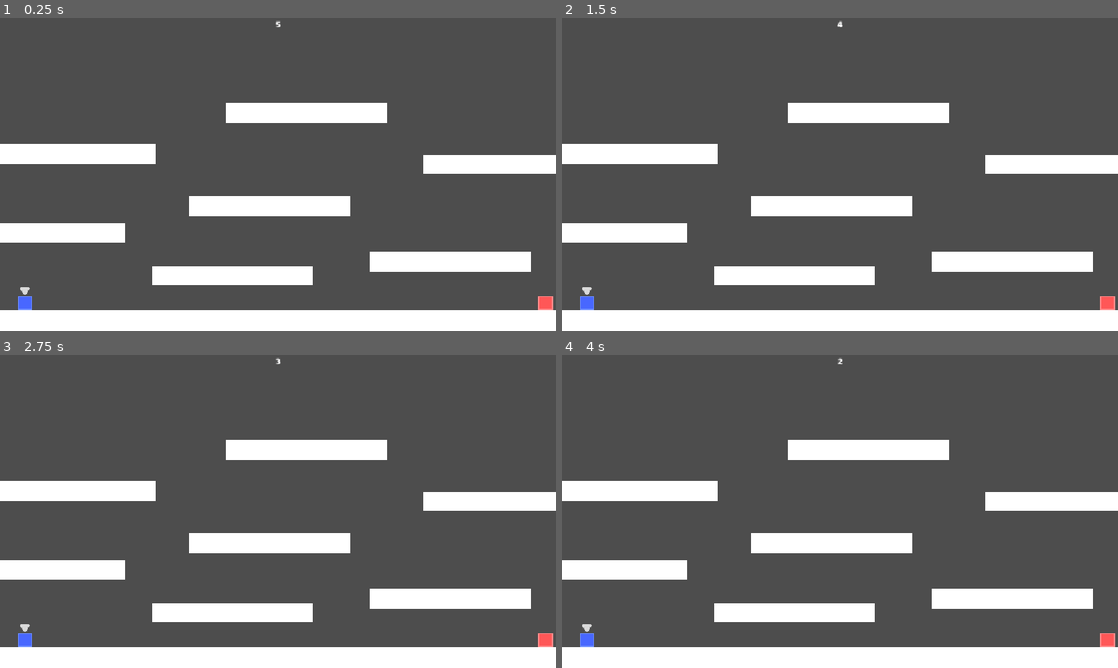
Above: before the commit, frames 1-4 (two rows, left to right).
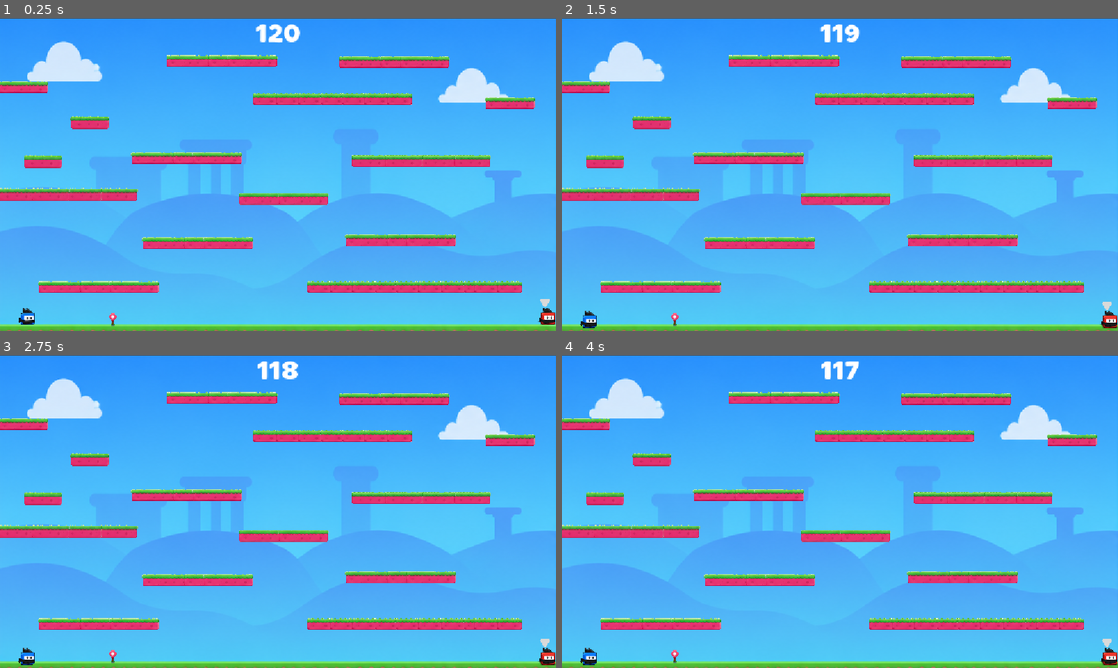
Above: after the commit, the same moments.

Repository: Varshit08/Tag_game
Game: Godot game, scene res://scenes/practise_map.tscn
Same seed, same stepped clock (60 frames per second), same inputs: the game is played once before the commit and once after it.
Inputs:
- Up to frame 1 (0.25 s): no input
- Up to frame 2 (1.5 s): no input
- Up to frame 3 (2.75 s): tap Enter at 2 s
- Up to frame 4 (4 s): tap Space at 2.75 s; tap Enter at 3.5 s

The runs differ from the first frame. In frame 1, 100% of the frame differs, in the area x 0-100%, y 0-100%; in frame 2, 100%; in frame 3, 100%; in frame 4, 100%.

Commit message:
Add assets, environment scenes & tagger logic
Add a large set of environment and player assets (PNG + .import) and new environment scene files (platforms, trees, crates, flowers, etc.). Move player art under res://assets/player_assets and update .import paths and scene references. Update practise_map.tscn to assemble the level (background sprite, platform instances), increase match time to 120s, and tweak layout/collision positions. Change player.gd to use mutable SPEED/JUMP_VELOCITY and give the tagger a slight speed boost. Update practise_map.gd to randomize which player starts as tagger and call update_indicator. Also adjust project.godot folder colors.

Diff:
--- a/tag_game/project.godot
+++ b/tag_game/project.godot
@@ -23,7 +23,9 @@
 [file_customization]
 
 folder_colors={
-"res://player_assets/": "red",
+"res://assets/": "red",
+"res://assets/player_assets/": "red",
+"res://fonts/": "orange",
 "res://scenes/": "blue",
 "res://scripts/": "gray"
 }
--- /dev/null
+++ b/tag_game/scenes/enviroment_scenes/crate.tscn
@@ -0,0 +1,10 @@
+[gd_scene format=3 uid="uid://dbg0dc5i5vu8f"]
+
+[ext_resource type="Texture2D" uid="uid://ciquaaxk47f0l" path="res://assets/enviroment_assets/crate.png" id="1_tcjm8"]
+
+[node name="TextureRect" type="TextureRect" unique_id=24437237]
+texture_filter = 1
+offset_right = 18.0
+offset_bottom = 26.0
+texture = ExtResource("1_tcjm8")
+stretch_mode = 2
--- /dev/null
+++ b/tag_game/scenes/enviroment_scenes/large_bush.tscn
@@ -0,0 +1,11 @@
+[gd_scene format=3 uid="uid://bgn7j4m78wq3m"]
+
+[ext_resource type="Texture2D" uid="uid://1dg5dpwrxt73" path="res://assets/enviroment_assets/image 17.png" id="1_nflj5"]
+
+[node name="TextureRect" type="TextureRect" unique_id=24437237]
+texture_filter = 1
+offset_left = -1.0
+offset_right = 17.0
+offset_bottom = 42.0
+texture = ExtResource("1_nflj5")
+stretch_mode = 2
--- /dev/null
+++ b/tag_game/scenes/enviroment_scenes/large_platform.tscn
@@ -0,0 +1,19 @@
+[gd_scene format=3 uid="uid://pws621ub2vlq"]
+
+[ext_resource type="Texture2D" uid="uid://cfevehvfa7ti" path="res://assets/enviroment_assets/large_platform.png" id="1_8x1jj"]
+
+[sub_resource type="RectangleShape2D" id="RectangleShape2D_g4v7s"]
+size = Vector2(104, 25)
+
+[node name="large_platform" type="StaticBody2D" unique_id=4246535]
+
+[node name="CollisionShape2D" type="CollisionShape2D" parent="." unique_id=1374687936]
+position = Vector2(52, 12.5)
+shape = SubResource("RectangleShape2D_g4v7s")
+
+[node name="TextureRect" type="TextureRect" parent="." unique_id=1663758942]
+texture_filter = 1
+offset_right = 53.0
+offset_bottom = 26.0
+texture = ExtResource("1_8x1jj")
+stretch_mode = 2
--- /dev/null
+++ b/tag_game/scenes/enviroment_scenes/large_tree.tscn
@@ -0,0 +1,10 @@
+[gd_scene format=3 uid="uid://bveervk4mlu6l"]
+
+[ext_resource type="Texture2D" uid="uid://bxkpepknbm2su" path="res://assets/enviroment_assets/large_tree.png" id="1_ysrjl"]
+
+[node name="TextureRect" type="TextureRect" unique_id=24437237]
+texture_filter = 1
+offset_right = 18.0
+offset_bottom = 26.0
+texture = ExtResource("1_ysrjl")
+stretch_mode = 2
--- /dev/null
+++ b/tag_game/scenes/enviroment_scenes/medium_platform.tscn
@@ -0,0 +1,19 @@
+[gd_scene format=3 uid="uid://cgnei4l4i1uxf"]
+
+[ext_resource type="Texture2D" uid="uid://0myvxk8iofb2" path="res://assets/enviroment_assets/medium_platform.png" id="1_fwl77"]
+
+[sub_resource type="RectangleShape2D" id="RectangleShape2D_g4v7s"]
+size = Vector2(80, 26)
+
+[node name="medium_platform" type="StaticBody2D" unique_id=4246535]
+
+[node name="CollisionShape2D" type="CollisionShape2D" parent="." unique_id=1374687936]
+position = Vector2(40, 13)
+shape = SubResource("RectangleShape2D_g4v7s")
+
+[node name="TextureRect" type="TextureRect" parent="." unique_id=1663758942]
+texture_filter = 1
+offset_right = 53.0
+offset_bottom = 26.0
+texture = ExtResource("1_fwl77")
+stretch_mode = 2
--- /dev/null
+++ b/tag_game/scenes/enviroment_scenes/multi_crate.tscn
@@ -0,0 +1,10 @@
+[gd_scene format=3 uid="uid://c2d0xrw08wy8d"]
+
+[ext_resource type="Texture2D" uid="uid://vcrsf1bh57b1" path="res://assets/enviroment_assets/multi_crate.png" id="1_egv5r"]
+
+[node name="TextureRect" type="TextureRect" unique_id=24437237]
+texture_filter = 1
+offset_right = 18.0
+offset_bottom = 26.0
+texture = ExtResource("1_egv5r")
+stretch_mode = 2
--- /dev/null
+++ b/tag_game/scenes/enviroment_scenes/pink_flower.tscn
@@ -0,0 +1,10 @@
+[gd_scene format=3 uid="uid://dlms0d0eqpdla"]
+
+[ext_resource type="Texture2D" uid="uid://dd60mhjd4uvdu" path="res://assets/enviroment_assets/pink_flower.png" id="1_31570"]
+
+[node name="TextureRect" type="TextureRect" unique_id=24437237]
+texture_filter = 1
+offset_right = 18.0
+offset_bottom = 26.0
+texture = ExtResource("1_31570")
+stretch_mode = 2
--- /dev/null
+++ b/tag_game/scenes/enviroment_scenes/small_bush.tscn
@@ -0,0 +1,10 @@
+[gd_scene format=3 uid="uid://bq4cd5he1vj2m"]
+
+[ext_resource type="Texture2D" uid="uid://dmtmjf0l6wkyb" path="res://assets/enviroment_assets/small_bush.png" id="1_jjoqu"]
+
+[node name="TextureRect" type="TextureRect" unique_id=24437237]
+texture_filter = 1
+offset_right = 18.0
+offset_bottom = 21.0
+texture = ExtResource("1_jjoqu")
+stretch_mode = 2
--- /dev/null
+++ b/tag_game/scenes/enviroment_scenes/small_platform.tscn
@@ -0,0 +1,19 @@
+[gd_scene format=3 uid="uid://ixrwlmxq01q3"]
+
+[ext_resource type="Texture2D" uid="uid://chr67ex02p1he" path="res://assets/enviroment_assets/small_platform.png" id="1_nvcq6"]
+
+[sub_resource type="RectangleShape2D" id="RectangleShape2D_g4v7s"]
+size = Vector2(66, 26)
+
+[node name="small_platform" type="StaticBody2D" unique_id=4246535]
+
+[node name="CollisionShape2D" type="CollisionShape2D" parent="." unique_id=1374687936]
+position = Vector2(33, 13)
+shape = SubResource("RectangleShape2D_g4v7s")
+
+[node name="TextureRect" type="TextureRect" parent="." unique_id=1663758942]
+texture_filter = 1
+offset_right = 66.0
+offset_bottom = 26.0
+texture = ExtResource("1_nvcq6")
+stretch_mode = 2
--- /dev/null
+++ b/tag_game/scenes/enviroment_scenes/small_tree.tscn
@@ -0,0 +1,10 @@
+[gd_scene format=3 uid="uid://p3y2p44buls3"]
+
+[ext_resource type="Texture2D" uid="uid://cyfswi11wlh0b" path="res://assets/enviroment_assets/small_tree.png" id="1_rna36"]
+
+[node name="TextureRect" type="TextureRect" unique_id=24437237]
+texture_filter = 1
+offset_right = 18.0
+offset_bottom = 26.0
+texture = ExtResource("1_rna36")
+stretch_mode = 2
--- /dev/null
+++ b/tag_game/scenes/enviroment_scenes/tiny_platform.tscn
@@ -0,0 +1,19 @@
+[gd_scene format=3 uid="uid://bepciqwfky7rr"]
+
+[ext_resource type="Texture2D" uid="uid://co7vsleot8mgl" path="res://assets/enviroment_assets/tiny_platform.png" id="1_amfdf"]
+
+[sub_resource type="RectangleShape2D" id="RectangleShape2D_g4v7s"]
+size = Vector2(53, 26)
+
+[node name="tiny_platform" type="StaticBody2D" unique_id=4246535]
+
+[node name="CollisionShape2D" type="CollisionShape2D" parent="." unique_id=1374687936]
+position = Vector2(26.5, 13)
+shape = SubResource("RectangleShape2D_g4v7s")
+
+[node name="TextureRect" type="TextureRect" parent="." unique_id=1663758942]
+texture_filter = 1
+offset_right = 53.0
+offset_bottom = 26.0
+texture = ExtResource("1_amfdf")
+stretch_mode = 2
--- /dev/null
+++ b/tag_game/scenes/enviroment_scenes/yellow_flower.tscn
@@ -0,0 +1,10 @@
+[gd_scene format=3 uid="uid://bv7gfydkl1vub"]
+
+[ext_resource type="Texture2D" uid="uid://vseqr2gk32he" path="res://assets/enviroment_assets/yellow_flower.png" id="1_crjpg"]
+
+[node name="TextureRect" type="TextureRect" unique_id=24437237]
+texture_filter = 1
+offset_right = 18.0
+offset_bottom = 26.0
+texture = ExtResource("1_crjpg")
+stretch_mode = 2
--- a/tag_game/scenes/player.tscn
+++ b/tag_game/scenes/player.tscn
@@ -1,7 +1,7 @@
 [gd_scene format=3 uid="uid://xtcvewihvyhj"]
 
 [ext_resource type="Script" uid="uid://bq11ug8pg6ocm" path="res://scripts/player.gd" id="1_4flbx"]
-[ext_resource type="Texture2D" uid="uid://cbaqfgpe264x4" path="res://player_assets/tug_indicator.png" id="2_g2els"]
+[ext_resource type="Texture2D" uid="uid://cbaqfgpe264x4" path="res://assets/player_assets/tug_indicator.png" id="2_g2els"]
 
 [sub_resource type="RectangleShape2D" id="RectangleShape2D_fh2hd"]
 size = Vector2(30, 30)
--- a/tag_game/scenes/practise_map.tscn
+++ b/tag_game/scenes/practise_map.tscn
@@ -3,14 +3,20 @@
 [ext_resource type="PackedScene" uid="uid://xtcvewihvyhj" path="res://scenes/player.tscn" id="1_0nps2"]
 [ext_resource type="Script" uid="uid://buofx2ogxi1o6" path="res://scripts/practise_map.gd" id="1_yu8s3"]
 [ext_resource type="FontFile" uid="uid://dlu2jcvfyp12d" path="res://fonts/Boring Time.otf" id="2_dont8"]
-[ext_resource type="Texture2D" uid="uid://bj0yf2qvtxset" path="res://player_assets/blue.png" id="4_b8sqq"]
-[ext_resource type="Texture2D" uid="uid://ww581jhabf6s" path="res://player_assets/red.png" id="5_50rx3"]
+[ext_resource type="Texture2D" uid="uid://dxt054tjsjgxv" path="res://assets/player_assets/blue_character.png" id="4_50rx3"]
+[ext_resource type="Texture2D" uid="uid://punwso1ggnib" path="res://assets/player_assets/red_character.png" id="5_v0fls"]
+[ext_resource type="Texture2D" uid="uid://cskrgj1vwv2wg" path="res://assets/player_assets/image 10.png" id="6_50rx3"]
+[ext_resource type="PackedScene" uid="uid://pws621ub2vlq" path="res://scenes/enviroment_scenes/large_platform.tscn" id="7_v0fls"]
+[ext_resource type="PackedScene" uid="uid://dlms0d0eqpdla" path="res://scenes/enviroment_scenes/pink_flower.tscn" id="8_u2wpt"]
+[ext_resource type="PackedScene" uid="uid://cgnei4l4i1uxf" path="res://scenes/enviroment_scenes/medium_platform.tscn" id="9_eybdv"]
+[ext_resource type="PackedScene" uid="uid://bepciqwfky7rr" path="res://scenes/enviroment_scenes/tiny_platform.tscn" id="10_h7crl"]
 
 [sub_resource type="LabelSettings" id="LabelSettings_p2ohw"]
 font = ExtResource("2_dont8")
+font_size = 50
 
 [sub_resource type="RectangleShape2D" id="RectangleShape2D_fh2hd"]
-size = Vector2(1264.75, 128.5)
+size = Vector2(1248, 136.25)
 
 [sub_resource type="WorldBoundaryShape2D" id="WorldBoundaryShape2D_sdnyn"]
 normal = Vector2(-1, 0)
@@ -18,12 +24,9 @@
 [sub_resource type="WorldBoundaryShape2D" id="WorldBoundaryShape2D_nuh0o"]
 normal = Vector2(1, 0)
 
-[sub_resource type="RectangleShape2D" id="RectangleShape2D_sdnyn"]
-size = Vector2(333, 40)
-
 [node name="StaticBody2D" type="StaticBody2D" unique_id=961243516 node_paths=PackedStringArray("timer", "label", "player_one", "player_two")]
 script = ExtResource("1_yu8s3")
-set_time = 5
+set_time = 120
 timer = NodePath("Timer")
 label = NodePath("Label")
 player_one = NodePath("playerone")
@@ -39,29 +42,23 @@
 vertical_alignment = 1
 
 [node name="CollisionShape2D" type="CollisionShape2D" parent="." unique_id=1420010681]
-position = Vector2(561.375, 667.25)
+position = Vector2(571, 702.125)
 shape = SubResource("RectangleShape2D_fh2hd")
 
 [node name="CollisionShape2D3" type="CollisionShape2D" parent="." unique_id=1298087775]
 position = Vector2(1152, 0)
 shape = SubResource("WorldBoundaryShape2D_sdnyn")
 
-[node name="ColorRect" type="ColorRect" parent="." unique_id=1978991359]
-offset_left = -71.0
-offset_top = 603.0
-offset_right = 1195.0
-offset_bottom = 730.0
-
 [node name="playerone" parent="." unique_id=1990145254 instance=ExtResource("1_0nps2")]
 position = Vector2(37, 570)
-player_texture = ExtResource("4_b8sqq")
+player_texture = ExtResource("4_50rx3")
 jump = "player_one_jump"
 left = "player_one_left"
 right = "player_one_right"
 
 [node name="playertwo" parent="." unique_id=1996809327 instance=ExtResource("1_0nps2")]
 position = Vector2(1115, 569)
-player_texture = ExtResource("5_50rx3")
+player_texture = ExtResource("5_v0fls")
 jump = "player_two_jump"
 left = "player_two_left"
 right = "player_two_right"
@@ -72,91 +69,168 @@
 [node name="CollisionShape2D2" type="CollisionShape2D" parent="." unique_id=951273192]
 shape = SubResource("WorldBoundaryShape2D_nuh0o")
 
-[node name="CollisionShape2D4" type="CollisionShape2D" parent="." unique_id=517615055]
-position = Vector2(482, 531)
-shape = SubResource("RectangleShape2D_sdnyn")
-
-[node name="ColorRect2" type="ColorRect" parent="CollisionShape2D4" unique_id=1117998135]
-offset_left = -167.0
-offset_top = -20.0
-offset_right = -127.0
-offset_bottom = 20.0
-scale = Vector2(8.34994, 1.0157633)
-metadata/_edit_use_anchors_ = true
-
-[node name="CollisionShape2D5" type="CollisionShape2D" parent="." unique_id=1053097758]
-position = Vector2(91.5, 443)
-shape = SubResource("RectangleShape2D_sdnyn")
-
-[node name="ColorRect2" type="ColorRect" parent="CollisionShape2D5" unique_id=299382098]
-offset_left = -167.0
-offset_top = -20.0
-offset_right = -127.0
-offset_bottom = 20.0
-scale = Vector2(8.34994, 1.0157633)
-metadata/_edit_use_anchors_ = true
-
-[node name="CollisionShape2D6" type="CollisionShape2D" parent="." unique_id=60112043]
-position = Vector2(933, 503)
-shape = SubResource("RectangleShape2D_sdnyn")
-
-[node name="ColorRect2" type="ColorRect" parent="CollisionShape2D6" unique_id=1637993220]
-offset_left = -167.0
-offset_top = -20.0
-offset_right = -127.0
-offset_bottom = 20.0
-scale = Vector2(8.34994, 1.0157633)
-metadata/_edit_use_anchors_ = true
-
-[node name="CollisionShape2D7" type="CollisionShape2D" parent="." unique_id=2095458016]
-position = Vector2(559, 387)
-shape = SubResource("RectangleShape2D_sdnyn")
-
-[node name="ColorRect2" type="ColorRect" parent="CollisionShape2D7" unique_id=1433968700]
-offset_left = -167.0
-offset_top = -20.0
-offset_right = -127.0
-offset_bottom = 20.0
-scale = Vector2(8.34994, 1.0157633)
-metadata/_edit_use_anchors_ = true
-
-[node name="CollisionShape2D8" type="CollisionShape2D" parent="." unique_id=424700711]
-position = Vector2(1044, 301)
-shape = SubResource("RectangleShape2D_sdnyn")
-
-[node name="ColorRect2" type="ColorRect" parent="CollisionShape2D8" unique_id=1740335841]
-offset_left = -167.0
-offset_top = -20.0
-offset_right = -127.0
-offset_bottom = 20.0
-scale = Vector2(8.34994, 1.0157633)
-metadata/_edit_use_anchors_ = true
-
-[node name="CollisionShape2D9" type="CollisionShape2D" parent="." unique_id=277804613]
-position = Vector2(157, 279)
-shape = SubResource("RectangleShape2D_sdnyn")
-
-[node name="ColorRect2" type="ColorRect" parent="CollisionShape2D9" unique_id=1188821220]
-offset_left = -167.0
-offset_top = -20.0
-offset_right = -127.0
-offset_bottom = 20.0
-scale = Vector2(8.34994, 1.0157633)
-metadata/_edit_use_anchors_ = true
-
-[node name="CollisionShape2D10" type="CollisionShape2D" parent="." unique_id=359438180]
-position = Vector2(635, 195)
-shape = SubResource("RectangleShape2D_sdnyn")
-
-[node name="ColorRect2" type="ColorRect" parent="CollisionShape2D10" unique_id=885165328]
-offset_left = -167.0
-offset_top = -20.0
-offset_right = -127.0
-offset_bottom = 20.0
-scale = Vector2(8.34994, 1.0157633)
-metadata/_edit_use_anchors_ = true
-
 [node name="Camera2D" type="Camera2D" parent="." unique_id=1748953124]
 position = Vector2(576, 322)
 
+[node name="Image10" type="Sprite2D" parent="." unique_id=420537243]
+z_index = -1
+position = Vector2(577.38617, 370.58713)
+scale = Vector2(1.3862816, 1.5870967)
+texture = ExtResource("6_50rx3")
+offset = Vector2(-1, -1)
+metadata/_edit_lock_ = true
+
+[node name="TextureRect" parent="." unique_id=24437237 instance=ExtResource("8_u2wpt")]
+offset_left = 226.0
+offset_top = 609.0
+offset_right = 242.0
+offset_bottom = 635.0
+
+[node name="tiny_platform" parent="." unique_id=879688137 instance=ExtResource("10_h7crl")]
+position = Vector2(636, 542)
+
+[node name="medium_platform7" parent="." unique_id=4246535 instance=ExtResource("9_eybdv")]
+position = Vector2(-3, 350)
+
+[node name="medium_platform12" parent="." unique_id=55871461 instance=ExtResource("9_eybdv")]
+position = Vector2(205, 350)
+
+[node name="medium_platform20" parent="." unique_id=622484315 instance=ExtResource("9_eybdv")]
+position = Vector2(132, 350)
+
+[node name="medium_platform19" parent="." unique_id=695583030 instance=ExtResource("9_eybdv")]
+position = Vector2(65, 350)
+
+[node name="medium_platform9" parent="." unique_id=1185391713 instance=ExtResource("9_eybdv")]
+position = Vector2(729, 281)
+
+[node name="medium_platform13" parent="." unique_id=98403396 instance=ExtResource("9_eybdv")]
+position = Vector2(937, 281)
+
+[node name="medium_platform21" parent="." unique_id=1011975461 instance=ExtResource("9_eybdv")]
+position = Vector2(864, 281)
+
+[node name="medium_platform22" parent="." unique_id=1525136137 instance=ExtResource("9_eybdv")]
+position = Vector2(797, 281)
+
+[node name="large_platform8" parent="." unique_id=1992033459 instance=ExtResource("7_v0fls")]
+position = Vector2(-4, 129)
+
+[node name="large_platform33" parent="." unique_id=1027075420 instance=ExtResource("7_v0fls")]
+position = Vector2(79, 543)
+
+[node name="large_platform34" parent="." unique_id=481981320 instance=ExtResource("7_v0fls")]
+position = Vector2(165, 543)
+
+[node name="large_platform35" parent="." unique_id=73893273 instance=ExtResource("7_v0fls")]
+position = Vector2(226, 543)
+
+[node name="large_platform39" parent="." unique_id=1497231648 instance=ExtResource("7_v0fls")]
+position = Vector2(295, 452)
+
+[node name="large_platform40" parent="." unique_id=217767966 instance=ExtResource("7_v0fls")]
+position = Vector2(381, 452)
+
+[node name="large_platform41" parent="." unique_id=1898874709 instance=ExtResource("7_v0fls")]
+position = Vector2(421, 452)
+
+[node name="large_platform45" parent="." unique_id=961928469 instance=ExtResource("7_v0fls")]
+position = Vector2(715, 446)
+
+[node name="large_platform46" parent="." unique_id=1922475022 instance=ExtResource("7_v0fls")]
+position = Vector2(801, 446)
+
+[node name="large_platform47" parent="." unique_id=1310903425 instance=ExtResource("7_v0fls")]
+position = Vector2(841, 446)
+
+[node name="large_platform48" parent="." unique_id=326043514 instance=ExtResource("7_v0fls")]
+position = Vector2(702, 77)
+
+[node name="large_platform49" parent="." unique_id=754415244 instance=ExtResource("7_v0fls")]
+position = Vector2(788, 77)
+
+[node name="large_platform50" parent="." unique_id=1111249188 instance=ExtResource("7_v0fls")]
+position = Vector2(828, 77)
+
+[node name="large_platform51" parent="." unique_id=2074164117 instance=ExtResource("7_v0fls")]
+position = Vector2(345, 75)
+
+[node name="large_platform52" parent="." unique_id=523505940 instance=ExtResource("7_v0fls")]
+position = Vector2(431, 75)
+
+[node name="large_platform53" parent="." unique_id=1851669807 instance=ExtResource("7_v0fls")]
+position = Vector2(471, 75)
+
+[node name="large_platform42" parent="." unique_id=470967664 instance=ExtResource("7_v0fls")]
+position = Vector2(272, 276)
+
+[node name="large_platform43" parent="." unique_id=1405125059 instance=ExtResource("7_v0fls")]
+position = Vector2(358, 276)
+
+[node name="large_platform44" parent="." unique_id=1449197360 instance=ExtResource("7_v0fls")]
+position = Vector2(398, 276)
+
+[node name="tiny_platform2" parent="." unique_id=307647104 instance=ExtResource("10_h7crl")]
+position = Vector2(683, 542)
+
+[node name="tiny_platform4" parent="." unique_id=1128084731 instance=ExtResource("10_h7crl")]
+position = Vector2(729, 542)
+
+[node name="tiny_platform6" parent="." unique_id=817588599 instance=ExtResource("10_h7crl")]
+position = Vector2(776, 542)
+
+[node name="tiny_platform7" parent="." unique_id=518329471 instance=ExtResource("10_h7crl")]
+position = Vector2(819, 542)
+
+[node name="tiny_platform8" parent="." unique_id=2040893633 instance=ExtResource("10_h7crl")]
+position = Vector2(866, 542)
+
+[node name="tiny_platform9" parent="." unique_id=762613546 instance=ExtResource("10_h7crl")]
+position = Vector2(913, 542)
+
+[node name="tiny_platform13" parent="." unique_id=694413057 instance=ExtResource("10_h7crl")]
+position = Vector2(524, 153)
+
+[node name="tiny_platform14" parent="." unique_id=473194909 instance=ExtResource("10_h7crl")]
+position = Vector2(571, 153)
+
+[node name="tiny_platform15" parent="." unique_id=2089184926 instance=ExtResource("10_h7crl")]
+position = Vector2(617, 153)
+
+[node name="tiny_platform16" parent="." unique_id=1208949268 instance=ExtResource("10_h7crl")]
+position = Vector2(664, 153)
+
+[node name="tiny_platform17" parent="." unique_id=1294535063 instance=ExtResource("10_h7crl")]
+position = Vector2(707, 153)
+
+[node name="tiny_platform18" parent="." unique_id=1657283933 instance=ExtResource("10_h7crl")]
+position = Vector2(754, 153)
+
+[node name="tiny_platform19" parent="." unique_id=202282441 instance=ExtResource("10_h7crl")]
+position = Vector2(801, 153)
+
+[node name="tiny_platform10" parent="." unique_id=850508771 instance=ExtResource("10_h7crl")]
+position = Vector2(960, 542)
+
+[node name="tiny_platform11" parent="." unique_id=848445246 instance=ExtResource("10_h7crl")]
+position = Vector2(982, 542)
+
+[node name="tiny_platform12" parent="." unique_id=1707246293 instance=ExtResource("10_h7crl")]
+position = Vector2(1029, 542)
+
+[node name="large_platform5" parent="." unique_id=930276998 instance=ExtResource("7_v0fls")]
+position = Vector2(1005, 162)
+
+[node name="large_platform" parent="." unique_id=989822771 instance=ExtResource("7_v0fls")]
+position = Vector2(495, 360)
+
+[node name="large_platform2" parent="." unique_id=1406951101 instance=ExtResource("7_v0fls")]
+position = Vector2(577, 360)
+
+[node name="medium_platform" parent="." unique_id=315163348 instance=ExtResource("9_eybdv")]
+position = Vector2(49, 282)
+
+[node name="medium_platform2" parent="." unique_id=730459651 instance=ExtResource("9_eybdv")]
+position = Vector2(146, 201)
+
 [connection signal="timeout" from="Timer" to="." method="_on_timer_timeout"]
--- a/tag_game/scripts/player.gd
+++ b/tag_game/scripts/player.gd
@@ -2,8 +2,8 @@
 
 const TAGGER_META := "tagger"
 
-const SPEED := 300.0
-const JUMP_VELOCITY := -500.0
+var SPEED := 300.0
+var JUMP_VELOCITY := -500.0
 
 @export var player_texture : Texture
 @export var tag_indicator : TextureRect
@@ -40,7 +40,10 @@
 		velocity.x = move_toward(velocity.x, 0, SPEED)
 
 	move_and_slide()
-
+	if get_meta(TAGGER_META, true):
+		SPEED = 310.0
+	else:
+		SPEED = 300.0
 
 func update_indicator():
 	tag_indicator.visible = get_meta(TAGGER_META)
--- a/tag_game/scripts/practise_map.gd
+++ b/tag_game/scripts/practise_map.gd
@@ -12,11 +12,17 @@
 
 
 func _ready():
+	randomize()
 	timer.start(set_time)
 
-	player_one.set_meta(TAGGER_META, true)
-	print("set player one meta")
-	player_two.set_meta(TAGGER_META, false)
+	if randi() % 2 == 0:
+		player_one.set_meta(TAGGER_META, true)
+		player_two.set_meta(TAGGER_META, false)
+		print("Set player one meta")
+	else:
+		player_one.set_meta(TAGGER_META, false)
+		player_two.set_meta(TAGGER_META, true)
+		print("Set player two meta")
 
 	player_one.update_indicator()
 	player_two.update_indicator()
Binary file added: tag_game/assets/enviroment_assets/crate.png
Not shown, added: tag_game/assets/enviroment_assets/crate.png.import
Binary file added: tag_game/assets/enviroment_assets/image 17.png
Not shown, added: tag_game/assets/enviroment_assets/image 17.png.import
Binary file added: tag_game/assets/enviroment_assets/large_platform.png
Not shown, added: tag_game/assets/enviroment_assets/large_platform.png.import
Binary file added: tag_game/assets/enviroment_assets/large_tree.png
Not shown, added: tag_game/assets/enviroment_assets/large_tree.png.import
Binary file added: tag_game/assets/enviroment_assets/medium_platform.png
Not shown, added: tag_game/assets/enviroment_assets/medium_platform.png.import
Binary file added: tag_game/assets/enviroment_assets/multi_crate.png
Not shown, changed: tag_game/assets/enviroment_assets/multi_crate.png.import
(and 24 more such lines)
